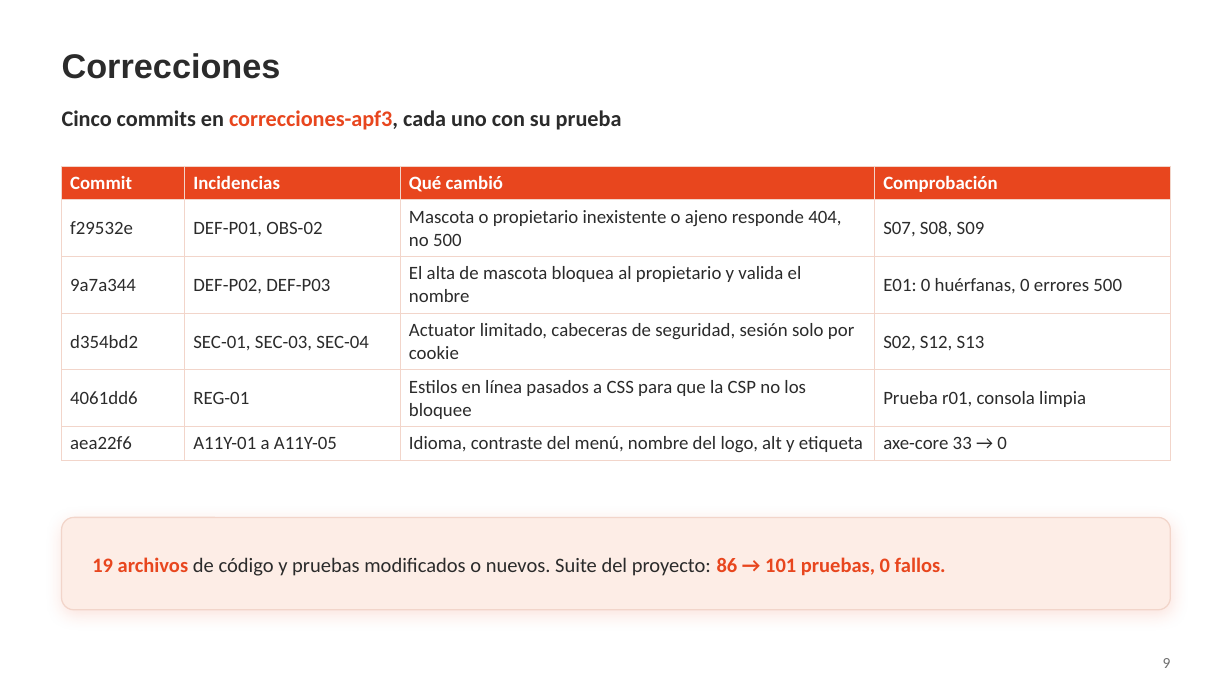
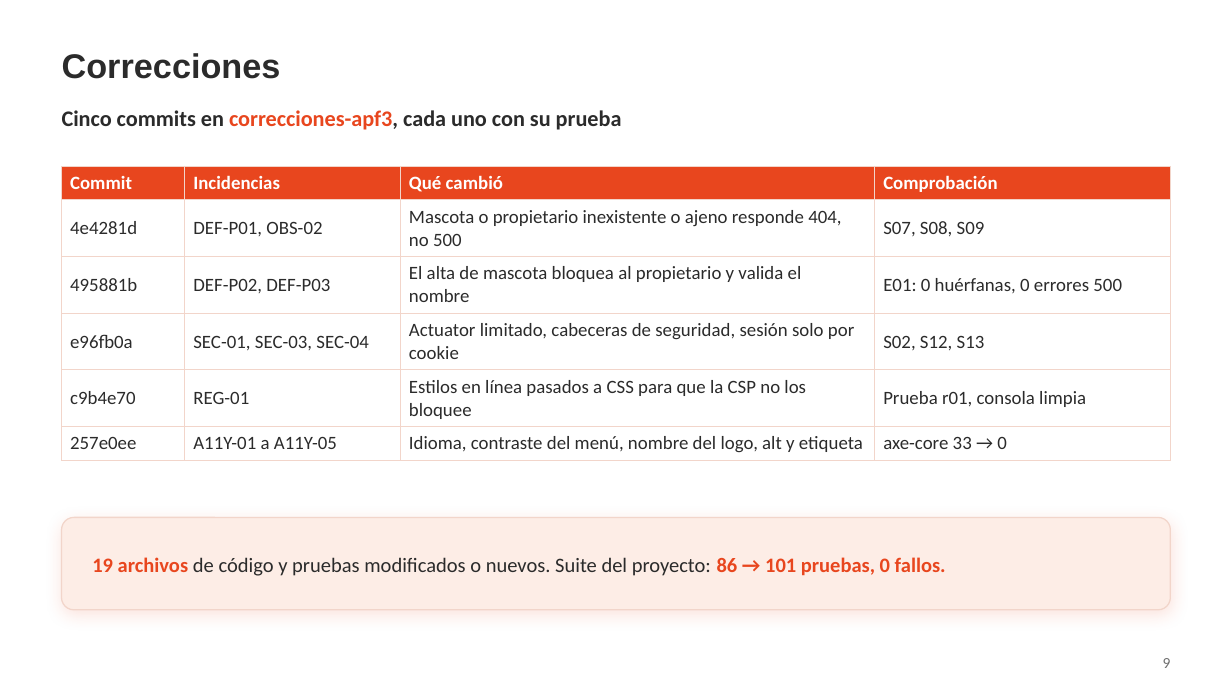
Before and after one commit to Mooneer17/spring-petclinic-apf2, a slide deck: slide 9 of presentacion/APF3_Presentacion.pptx. Drawn at 1232x693 pixels with LibreOffice and Linux fonts; fonts in the diff are those of the drawing; background and template pictures are left out. Boxes give left, top, right and bottom in pixels: in the first picture for what was removed or moved away, otherwise in the second. Text is boxed around its words. In the diff, an @@ line names an element or a change of style, - is before the commit and + after.

```diff
--- a/presentacion/APF3_Presentacion.pptx
+++ b/presentacion/APF3_Presentacion.pptx
@@ table at <box>62,166,1170,456</box> @@
-row 2, column 1: f29532e
+row 2, column 1: 4e4281d
-row 3, column 1: 9a7a344
+row 3, column 1: 495881b
-row 4, column 1: d354bd2
+row 4, column 1: e96fb0a
-row 5, column 1: 4061dd6
+row 5, column 1: c9b4e70
-row 6, column 1: aea22f6
+row 6, column 1: 257e0ee
```
Also in this commit, not shown: 2 other slides changed, 8 other files.
